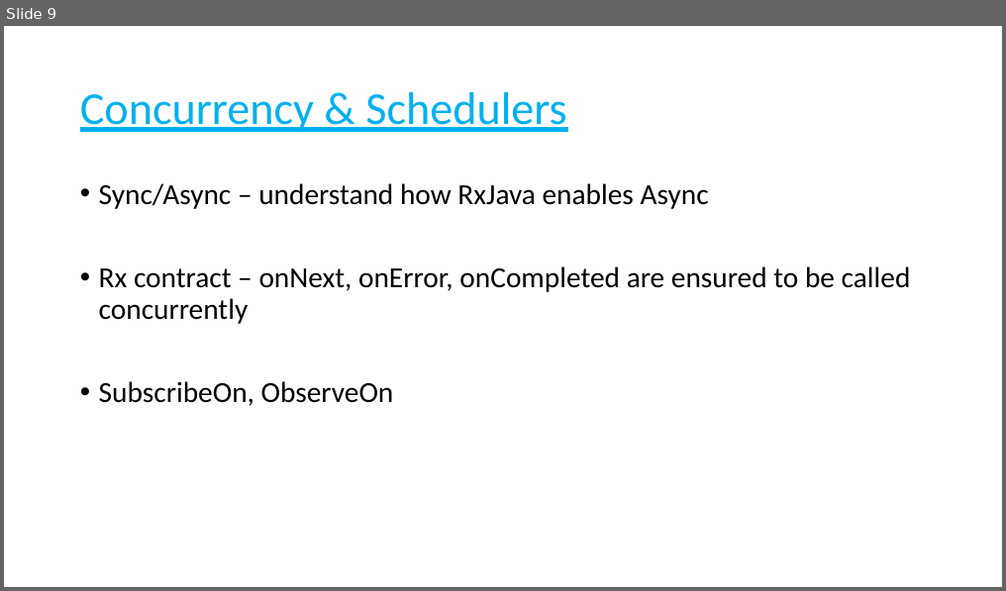
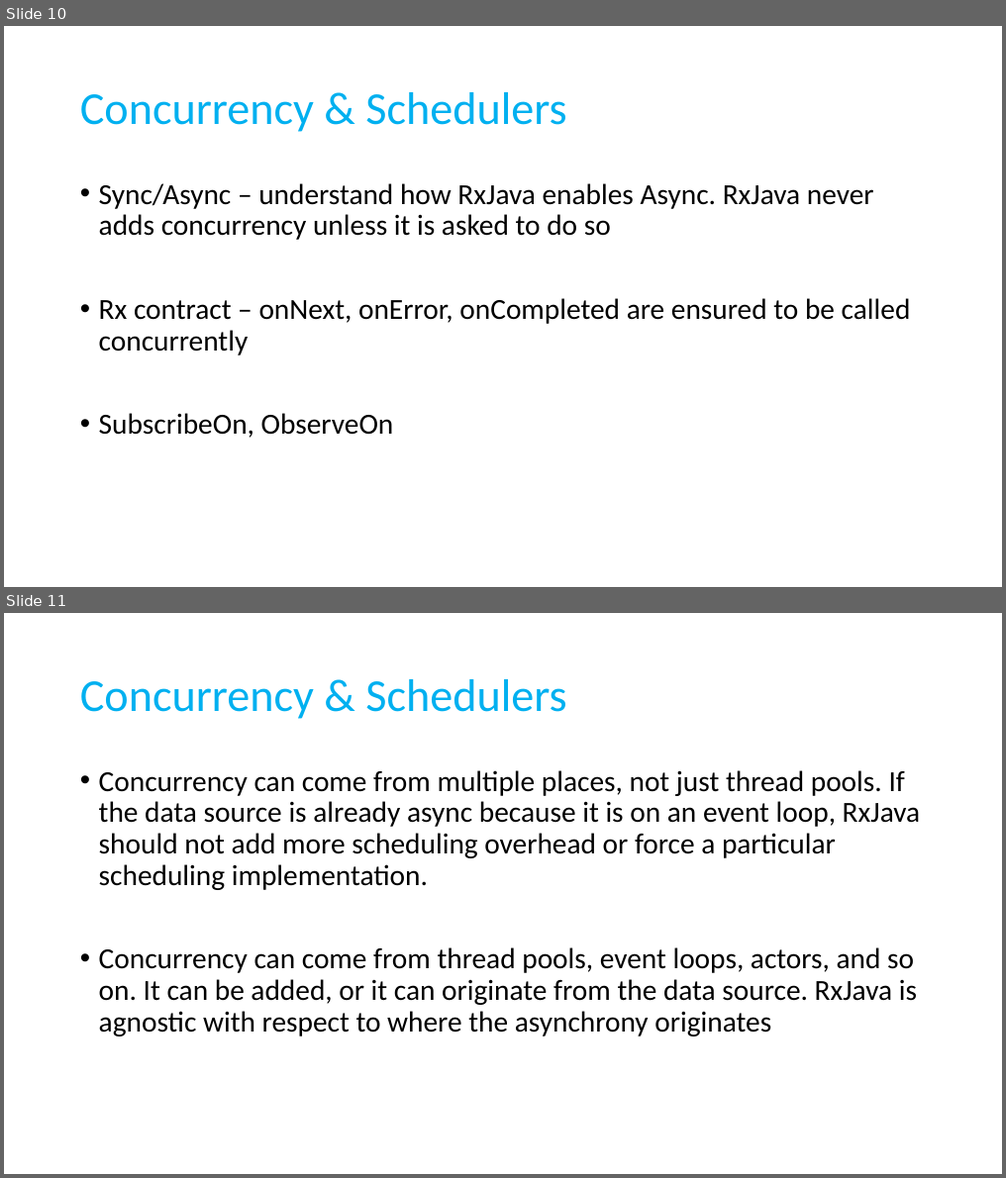
Before and after one commit to chandanthakur/rxjava-basics, a slide deck: ppt/RxJava.pptx. Shown one above the other, each under a label of ours: slide 9 before the commit, slides 10 and 11 after it. The pictures are 1006x591 and 1006x1178 pixels, drawn with LibreOffice and Linux fonts; fonts in the diff are those of the drawing. Boxes give left, top, right and bottom in pixels: in the first picture for what was removed or moved away, otherwise in the second. Text is boxed around its words. In the diff, an @@ line names an element or a change of style, - is before the commit and + after.

```diff
--- a/ppt/RxJava.pptx
+++ b/ppt/RxJava.pptx
@@ slide 11 added at bbox=[4, 613, 1002, 1174], background #FFFFFF @@
@@ title added at bbox=[80, 679, 566, 719], 44 pt, text #00B0F0 @@
+Concurrency & Schedulers
@@ text added at bbox=[99, 770, 921, 1037], 28 pt, text #000000 @@
+• Concurrency can come from multiple places, not just thread pools. If the data source is already async because it is on an event loop, RxJava should not add more scheduling overhead or force a particular scheduling implementation.
+• Concurrency can come from thread pools, event loops, actors, and so on. It can be added, or it can originate from the data source. RxJava is agnostic with respect to where the asynchrony originates
@@ what was slide 9 is now slide 10 @@
@@ slide 10 changed as well @@
@@ title "Concurrency & Schedulers" at bbox=[80, 92, 566, 132]: underline off @@
@@ text at bbox=[99, 183, 874, 240]: text changed @@
-• Sync/Async – understand how RxJava enables Async
+• Sync/Async – understand how RxJava enables Async. RxJava never adds concurrency unless it is asked to do so
```
Also in this commit, not shown: 10 other slides changed, 1 other slide added, 1 slide removed, 6 other files.
